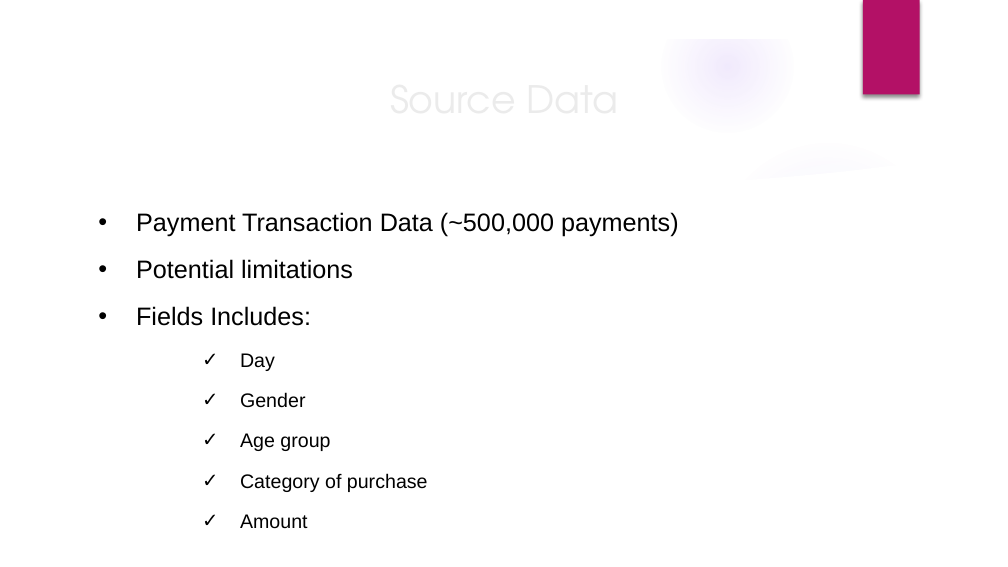
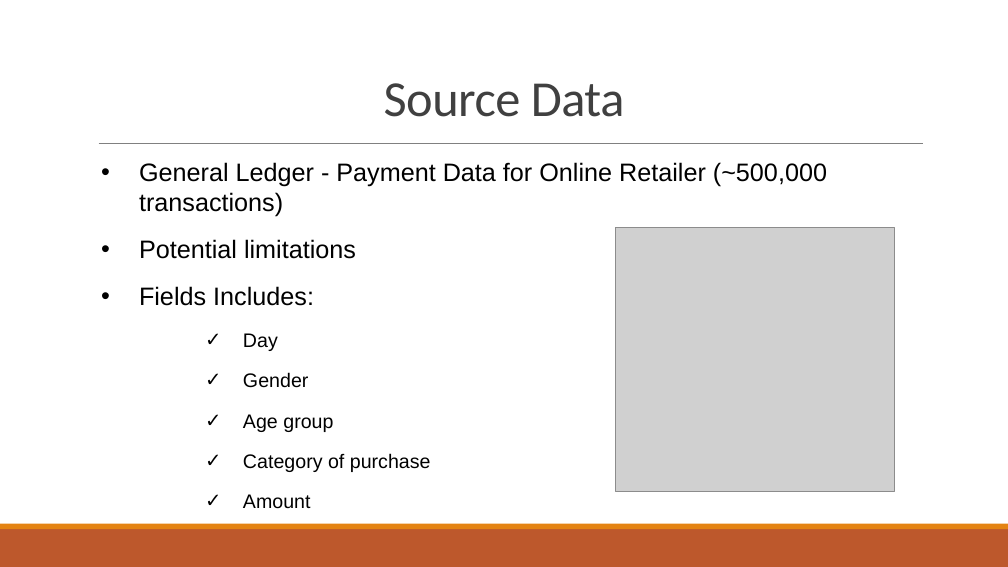
Before and after one commit to AliRampur/FlatIron-Capstone, a slide deck: slide 4 of presentation.pptx (slide 3 before the commit). Drawn at 1008x567 pixels with LibreOffice and Linux fonts; fonts in the diff are those of the drawing; grey boxes stand for pictures; background and template pictures are left out. Boxes give left, top, right and bottom in pixels: in the first picture for what was removed or moved away, otherwise in the second. Text is boxed around its words. In the diff, an @@ line names an element or a change of style, - is before the commit and + after.

```diff
--- a/presentation.pptx
+++ b/presentation.pptx
@@ group removed at (x1=0, y1=0, x2=1008, y2=567): 5 ellipses, 3 freeform shapes @@
@@ rectangle removed at (x1=863, y1=0, x2=919, y2=95) @@
@@ title "Source Data" at (x1=384, y1=83, x2=625, y2=117): size 27 to 36 pt, font TeX Gyre Adventor to Calibri, text colour #EBEBEB to #404040, letter spacing 0 to -0.4 pt; line spacing 1 to 0.85 @@
@@ text "General Ledger - Payment Data ..." moved from (x1=136, y1=212, x2=679, y2=529) to (x1=139, y1=162, x2=827, y2=509) @@
@@ line added from (99, 144) to (922, 144), #808080 0.5 pt @@
@@ text at (x1=139, y1=162, x2=827, y2=217): text changed @@
-• Payment Transaction Data (~500,000 payments)
+• General Ledger - Payment Data for Online Retailer (~500,000 transactions)
@@ picture added at (x1=616, y1=228, x2=894, y2=492) @@
@@ rectangle added at (x1=0, y1=529, x2=1008, y2=567), fill #BD582C @@
@@ rectangle added at (x1=0, y1=524, x2=1008, y2=529), fill #E48312 @@
```
Also in this commit, not shown: 7 other slides changed, 4 slides added, 3 slides removed, 6 other files.
